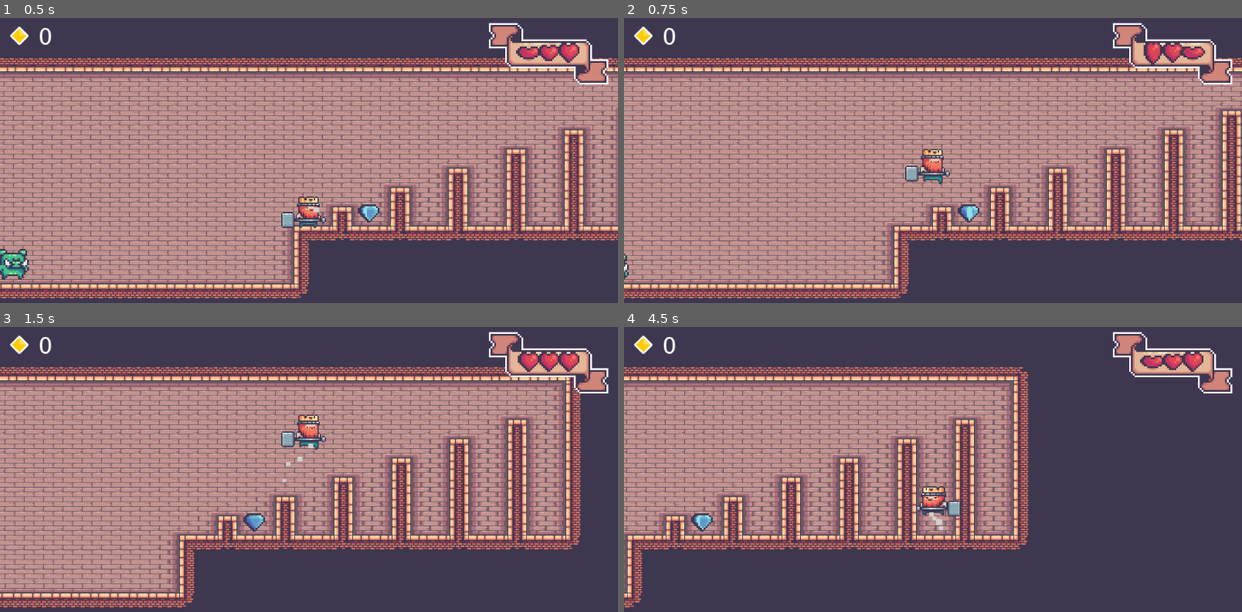
Above: before the commit, frames 1-4 (two rows, left to right).
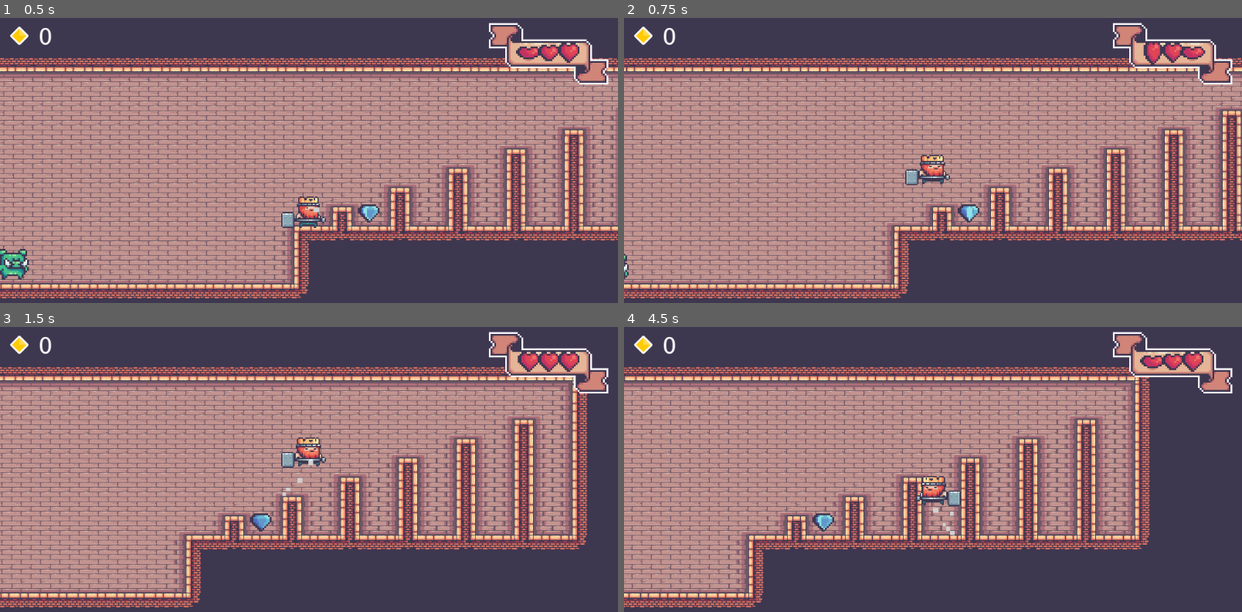
Above: after the commit, the same moments.

Repository: haihala/VIM.MT.310-Game-Project-2
Game: Godot game, scene res://scenes/MainScene.tscn
Two runs of this game, one before a commit and one after it. Both use one fixed random seed, a clock stepped at 60 frames per second and the inputs below.
Inputs:
- Up to frame 1 (0.5 s): no input
- Up to frame 2 (0.75 s): hold Right (move_right) from 0.53 s (still down); hold Up (jump) from 0.53 s (still down)
- Up to frame 3 (1.5 s): keep holding Right (move_right); release Up (jump) at 1.28 s; tap Up (jump) at 1.35 s
- Up to frame 4 (4.5 s): tap Up (jump) at 1.52, 1.82, 2.85, 3.02, 3.32, 4.35 s; release Right (move_right) at 2.03 s; hold Left (move_left) 2.03-2.78 s; hold Up (jump) 2.03-2.78 s; hold Right (move_right) 2.78-4.28 s; hold Up (jump) 3.53-4.28 s; hold Left (move_left) from 4.28 s (still down)

Frame 1 is identical in both runs. In frame 2, 0.5% of the frame differs, in the area x 45-53%, y 46-59%; in frame 3, 22%; in frame 4, 33%, in the area x 0-86%, y 14-99%.

Commit message:
Update how player animations rotate
Connect signals instead of delay

Diff:
--- a/other/player_animation.tres
+++ b/other/player_animation.tres
@@ -128,7 +128,7 @@
 "frames": [ ExtResource( 6 ) ],
 "loop": true,
 "name": "land",
-"speed": 5.0
+"speed": 20.0
 }, {
 "frames": [ SubResource( 17 ), SubResource( 18 ), SubResource( 19 ), SubResource( 20 ), SubResource( 21 ), SubResource( 22 ), SubResource( 23 ), SubResource( 24 ) ],
 "loop": true,
--- a/scenes/Heart.tscn
+++ b/scenes/Heart.tscn
@@ -58,5 +58,5 @@
 
 [node name="Heart" type="AnimatedSprite"]
 frames = SubResource( 11 )
-frame = 6
+frame = 7
 playing = true
--- a/scenes/Player.tscn
+++ b/scenes/Player.tscn
@@ -82,7 +82,7 @@
 scale = Vector2( 2, 2 )
 frames = ExtResource( 1 )
 animation = "run"
-frame = 5
+frame = 1
 playing = true
 offset = Vector2( 7, 0 )
 
--- a/scripts/player/Player.gd
+++ b/scripts/player/Player.gd
@@ -30,8 +30,11 @@
 onready var ui = get_node("/root/MainScene/CanvasLayer/UI")
 onready var health_bar = get_node("/root/MainScene/CanvasLayer/UI/HealthBar")
 
+var state_after_animation
+
 func _ready():
 	state_machine.set_state($StateMachine/Idle)
+	sprite.connect("animation_finished", self, "animation_finished")
 
 func _physics_process (delta):
 	handle_landing()
@@ -55,6 +58,8 @@
 		if is_on_floor():
 			if Input.is_action_pressed("jump"):
 				state_machine.set_state($StateMachine/Jump)
+				state_after_animation = $StateMachine/Fall
+				grounded = false
 				vel.y -= jump_impulse
 			influence = ground_speed_influence
 			friction = ground_friction
@@ -81,15 +86,14 @@
 		# Just landed
 		state_machine.set_state($StateMachine/Land)
 		grounded = true
-		yield(get_tree().create_timer(0.1), "timeout")
-		state_machine.set_state($StateMachine/Idle)
+		state_after_animation = $StateMachine/Idle
 
 func handle_falling():
 	if not is_on_floor() and grounded:
 		# Just left the ground
 		grounded = false
-		yield(get_tree().create_timer(0.1), "timeout")
-		state_machine.set_state($StateMachine/Fall)
+		if state_machine.current != $StateMachine/Jump:
+			state_machine.set_state($StateMachine/Fall)
 
 func handle_running(direction):
 	if is_on_floor():
@@ -105,7 +109,7 @@
 
 
 func can_move():
-	var mid_landing = state_machine.current == $StateMachine/Die
+	var mid_landing = state_machine.current == $StateMachine/Land
 	return not (is_dead() or mid_landing)
 
 func is_dead():
@@ -116,8 +120,9 @@
 	if not is_dead():
 		state_machine.set_state($StateMachine/Die)
 		state_machine.locked = true
-		# Wait some time so the animation plays out
+		# Wait one extra second
 		yield(get_tree().create_timer(4), "timeout")
+
 		# There is a warning if the output is not collected to a variable
 		var _reload_output = get_tree().reload_current_scene()
 
@@ -133,3 +138,8 @@
 	score += value
 	coin_pickup_player.play()
 	ui.set_score_text(score)
+
+func animation_finished():
+	if state_after_animation:
+		state_machine.set_state(state_after_animation)
+		state_after_animation = null
